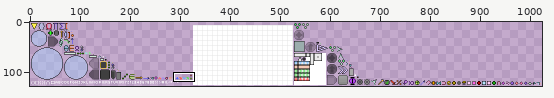
Sprite sheet -- android/assets/textures/textures.png. Above: a wide view before the commit, with the close-up outlined.
Close-up. Before the commit:
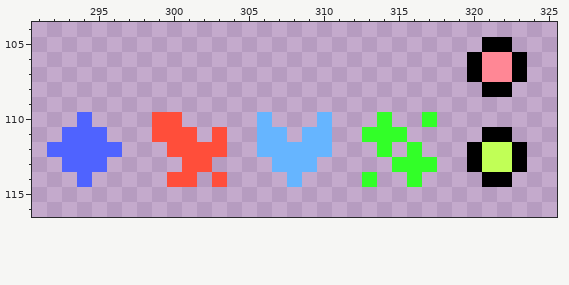
The file is 1024x128 pixels. Pixels under 10% opacity are left out. Colours within 5 levels of each other are drawn and written as one. Shown: x 291..325, y 104..116. The commit also changed other parts of the picture, which this record leaves out.
After:
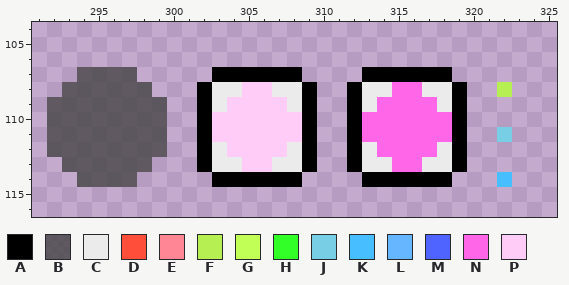
Palette (. is transparent): A #000000  B #3f3f3fc0  C #ebebeb  D #ff4e3a  E #ff8795  F #b5ef51  G #c1ff56  H #32ff28  J #77cee5  K #46beff  L #66b5ff  M #4f63ff  N #ff66e8  P #ffccf7
The exact change:
y 105: x 321..322 AA -> ..
y 106: x 320..323 AEEA -> ....
y 107: x 294..297 .... -> BBBB; x 303..308 ...... -> AAAAAA; x 313..318 ...... -> AAAAAA; x 320..323 AEEA -> ....
y 108: x 293..298 ...... -> BBBBBB; x 302..309 ........ -> ACCPPCCA; x 312..319 ........ -> ACCNNCCA; x 321..322 AA -> .F
y 109: x 292..299 ........ -> BBBBBBBB; x 302..309 ........ -> ACPPPPCA; x 312..319 ........ -> ACNNNNCA
y 110: x 292..300 ..M....DD -> BBBBBBBB.; x 302..310 ....L...L -> APPPPPPA.; x 312..319 ..H..H.. -> ANNNNNNA
y 111: x 292..310 .MMM...DDD.D..LL.LL -> BBBBBBBB..APPPPPPA.; x 312..319 .HHH.... -> ANNNNNNA; x 321..322 AA -> .J
y 112: x 292..310 MMMMM...DDDD..LLLLL -> BBBBBBBB..ACPPPPCA.; x 312..323 ..H.H...AGGA -> ACNNNNCA....
y 113: x 293..298 MMM... -> BBBBBB; x 301..309 DD....LLL -> .ACCPPCCA; x 312..323 ...HHH..AGGA -> ACCNNCCA....
y 114: x 294..297 M... -> BBBB; x 300..301 DD -> ..; x 303..308 D....L -> AAAAAA; x 313..318 H..H.. -> AAAAAA; x 321..322 AA -> .K
Pixel boxes of the changes (left, top, right, bottom) in both close-ups:
changed: (47, 37, 527, 187)
